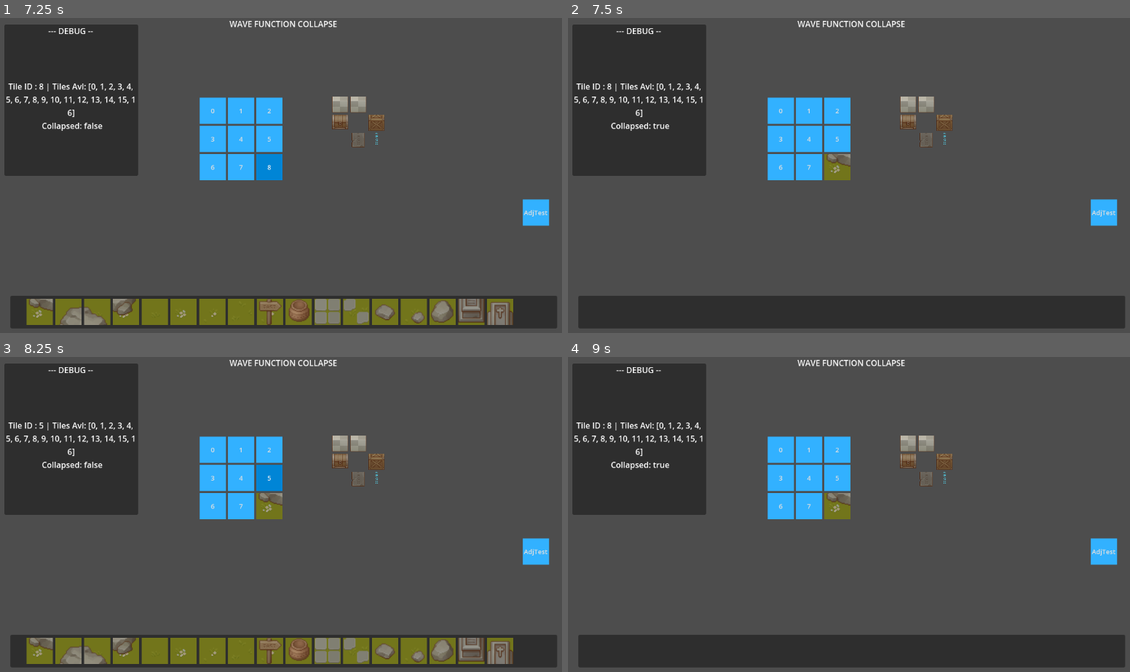
Above: before the commit, frames 1-4 (two rows, left to right).
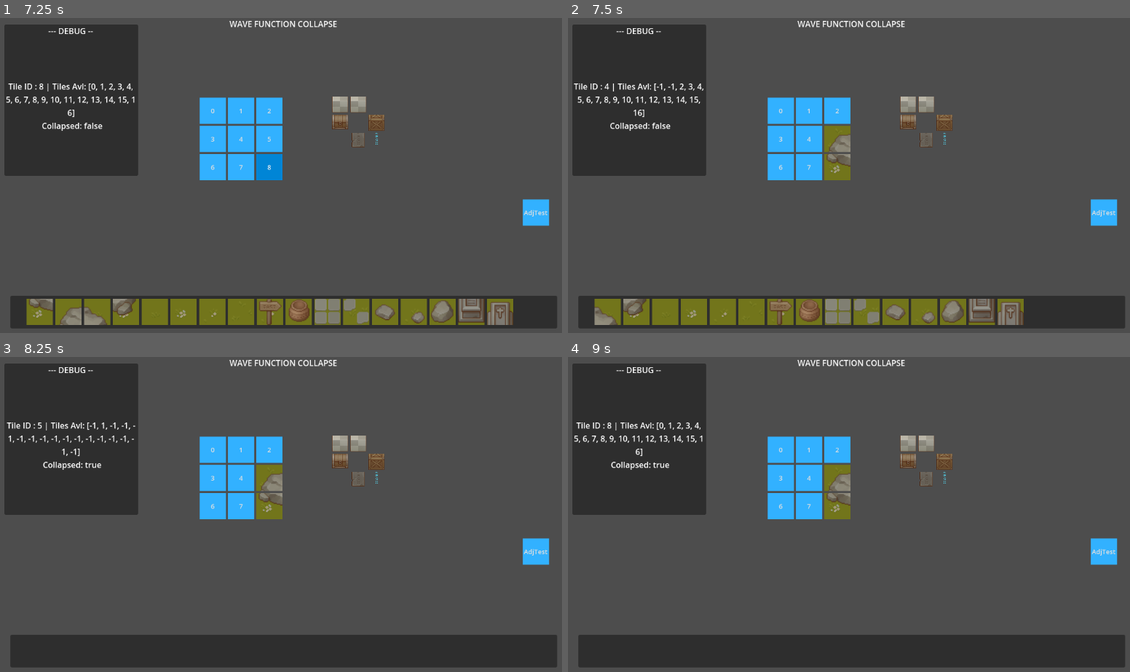
Above: after the commit, the same moments.

Repository: Sketh14/WaveFuncCollapse
Game: Godot game, scene res://Scenes/Main03.tscn
The game is run twice, just before and just after one commit, with the same random seed, the same clock (stepped at 60 frames per second) and the same inputs. This scene is started directly instead of the project's main scene.
Inputs:
- Up to frame 1 (7.25 s): click "0" at 0.5 s; click "1" at 1.25 s; click "2" at 2 s; click "3" at 2.75 s; click "4" at 3.5 s; click "5" at 4.25 s; click "6" at 5 s; click "7" at 5.75 s; click "8" at 6.5 s
- Up to frame 2 (7.5 s): click "0" at 7.25 s
- Up to frame 3 (8.25 s): click "5" (after the commit: "> 1 <") at 8 s
- Up to frame 4 (9 s): click "> 0 <" at 8.75 s

Frame 1 is identical in both runs. In frame 2, 7.0% of the frame differs, in the area x 1-82%, y 20-98%; in frame 3, 7.7%, in the area x 1-92%, y 20-98%; in frame 4, 0.4%.

Commit message:
OutOfBounds fix
- Scripts
	(-) WaveFunctionCollapse2
		[=] Fixing OutOfBounds error | Changing X/Y mult before continuing

Diff:
--- a/Scripts/UI/MainUIController_1.gd
+++ b/Scripts/UI/MainUIController_1.gd
@@ -18,7 +18,7 @@
 # https://docs.godotengine.org/en/stable/classes/class_callable.html
 func InitializeButtons():
 	var btArrSize = selectedTilesBts.size()
-	var tileTex: TextureRect
+	# var tileTex: TextureRect
 	for i in btArrSize:
 		selectedTilesBts[i].connect("pressed", func(): SetTileViaWaveFunctionHandler(i))
 		selectedTilesBts[i].text = str(i)
--- a/Scripts/UI_Alt/WaveFunctionCollapse2.gd
+++ b/Scripts/UI_Alt/WaveFunctionCollapse2.gd
@@ -142,7 +142,7 @@
 	var tileToCheckData = Helper.TransposedTileData.new()
 
 	# Set while loop here and keep repeating unless all the adjoining cells are collapsed
-	var stackPoppdCount = 0 # For Debugging
+	# var stackPoppdCount = 0 # For Debugging
 	while (tilesToCheckStack.size() > 0):
 	# if (true):
 		poppedTileIndex = tilesToCheckStack.pop_back()
@@ -165,6 +165,10 @@
 				if (tileToCheckData.tileCoOrdX < 0 || tileToCheckData.tileCoOrdX >= gridDimension
 					|| tileToCheckData.tileCoOrdY < 0 || tileToCheckData.tileCoOrdY >= gridDimension
 					|| tileMap[(gridDimension * tileToCheckData.tileCoOrdX) + tileToCheckData.tileCoOrdY].collapsed):
+						# print("Outside of Bounds | X[" + str(tileToCheckData.tileCoOrdX) + "], "Y[" + str(tileToCheckData.tileCoOrdY) + "]")
+
+						coOrdYMult = coOrdYMult * -1
+						coOrdXMult = coOrdXMult * -1
 						continue # Continue if outside bounds
 
 				if (tileCountX == 0):
Not shown, changed: Logs.txt
